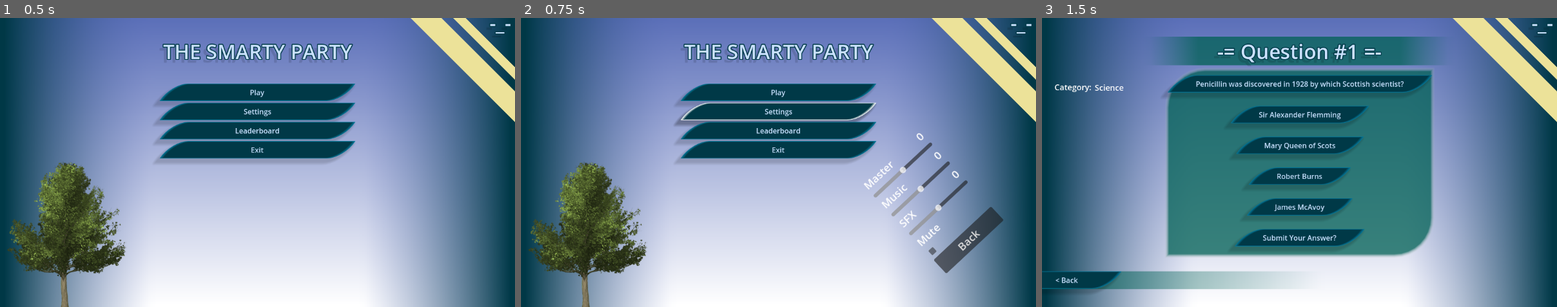
Above: before the commit, frames 1-3 (left to right).
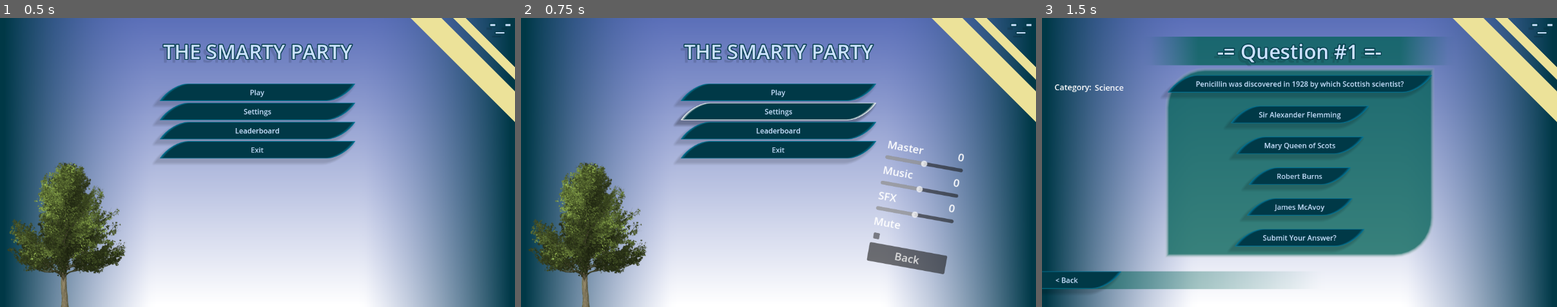
Above: after the commit, the same moments.

Repository: drigon573/The-Smarty-Party
Game: Godot game, scene res://Menus/MainMenu.tscn
Two runs of this game, one before a commit and one after it. Both use one fixed random seed, a clock stepped at 60 frames per second and the inputs below.
Inputs:
- Up to frame 1 (0.5 s): no input
- Up to frame 2 (0.75 s): click "Settings" at 0.5 s
- Up to frame 3 (1.5 s): click "Play" at 1.25 s

Frame 1 is identical in both runs. In frame 2, 3.5% of the frame differs, in the area x 66-94%, y 39-89%; in frame 3, nothing differs.

Commit message:
esrdtfyguhik

Diff:
--- a/Menus/MainMenu.tscn
+++ b/Menus/MainMenu.tscn
@@ -138,7 +138,6 @@
 vertical_alignment = 1
 
 [node name="Main Menu" type="Control" parent="."]
-visible = false
 layout_mode = 3
 anchors_preset = 0
 offset_right = 1152.0
@@ -383,6 +382,7 @@
 text = "Settings"
 
 [node name="Question" type="Control" parent="."]
+visible = false
 layout_mode = 3
 anchors_preset = 0
 offset_right = 1152.0
--- a/Menus/main_menu.gd
+++ b/Menus/main_menu.gd
@@ -522,9 +522,15 @@
 
 func _on_settings_pressed() -> void:
 	#rotatino was set to 10.3
-	var rotation = randf_range(0, 359)
-	$Settings.rotation = rotation
 	settings.visible = true
+	while(settings.visible == true):
+		await get_tree().create_timer(1).timeout
+		#continuously rotate
+		#$Settings.rotation += .5
+		#randomly change rotation
+		var rotation = randf_range(0, 359)
+		$Settings.rotation = rotation
+
 
 func _on_leaderboard_pressed() -> void:
 	leaderboard.visible = true
